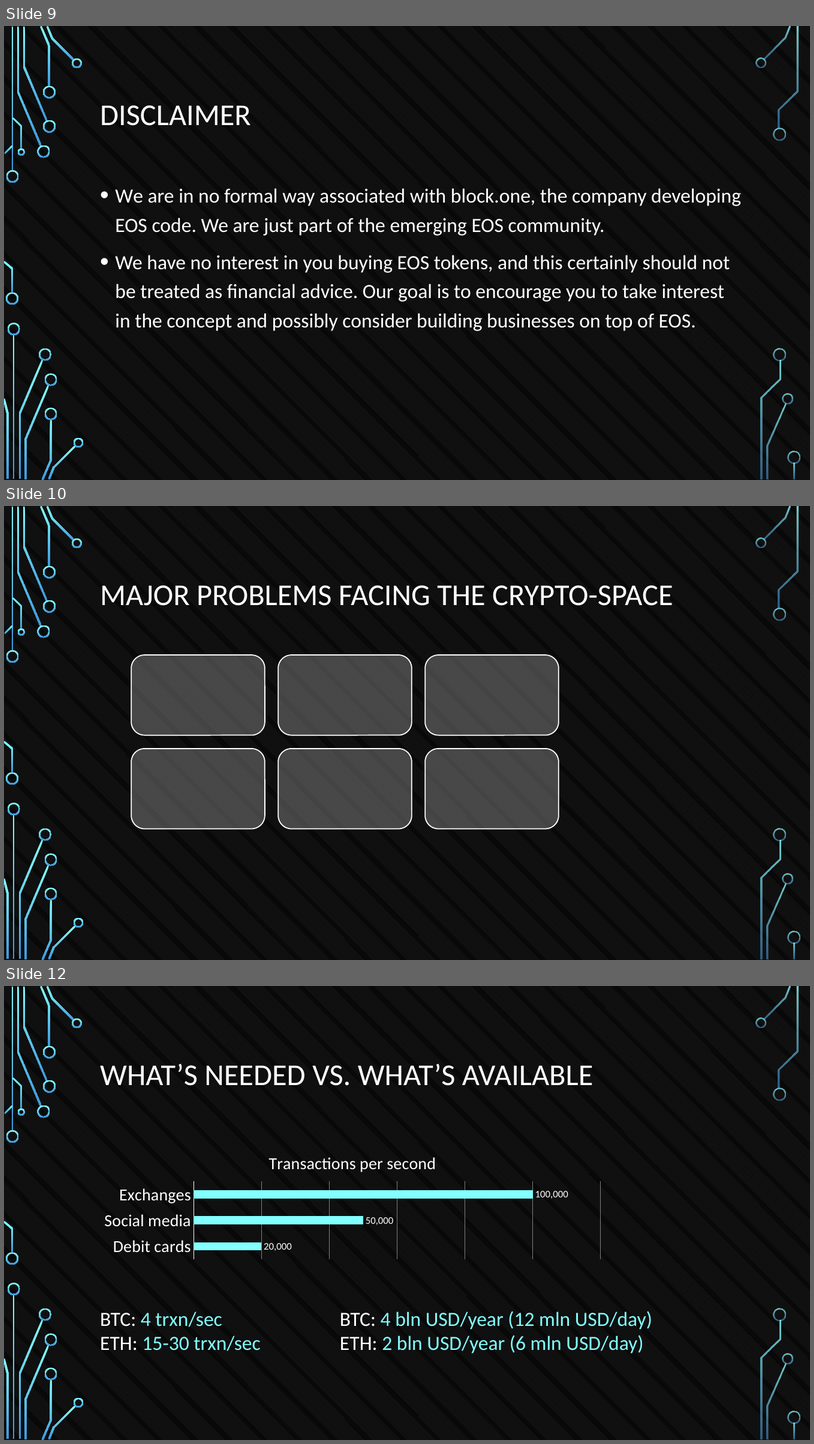
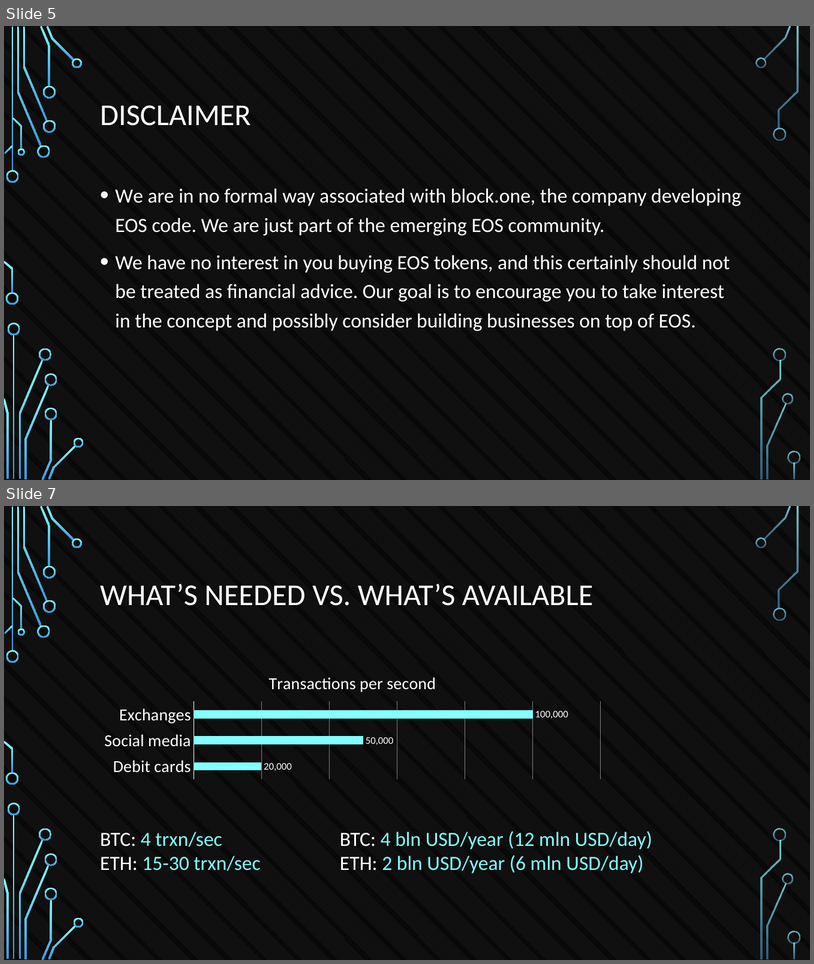
Before and after one commit to tokenika/tokenika.github.io, a slide deck: WarsawBlock(3).pptx. Shown one above the other, each under a label of ours: slides 9, 10 and 12 before the commit, slides 5 and 7 after it; the slides between them are not shown. The pictures are 814x1444 and 814x964 pixels, drawn with LibreOffice and Linux fonts; fonts in the diff are those of the drawing; background and template pictures are left out. Boxes give left, top, right and bottom in pixels: in the first picture for what was removed or moved away, otherwise in the second. Text is boxed around its words. In the diff, an @@ line names an element or a change of style, - is before the commit and + after.

```diff
--- a/WarsawBlock(3).pptx
+++ b/WarsawBlock(3).pptx
@@ slide 10 removed at (4,506,810,960), background pattern #595959 on #000000; not listed: 36 template elements that a slide beside it also shows @@
@@ title removed at (100,585,673,606) @@
-MAJOR PROBLEMS FACING THE CRYPTO-SPACE
@@ group removed at (132,655,560,829): 6 rounded rectangles @@
@@ what was slide 9 is now slide 5 @@
@@ what was slide 12 is now slide 7 @@
```
Also in this commit, not shown: 2 slides changed, 13 other slides removed, 3 other files.
